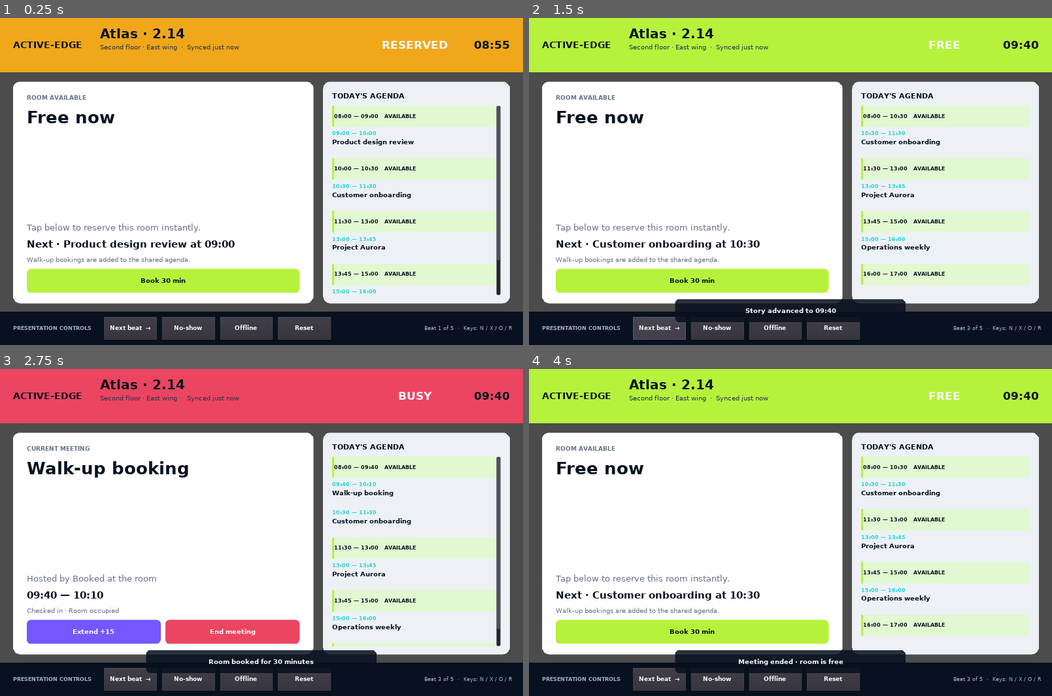
Above: before the commit, frames 1-4 (two rows, left to right).
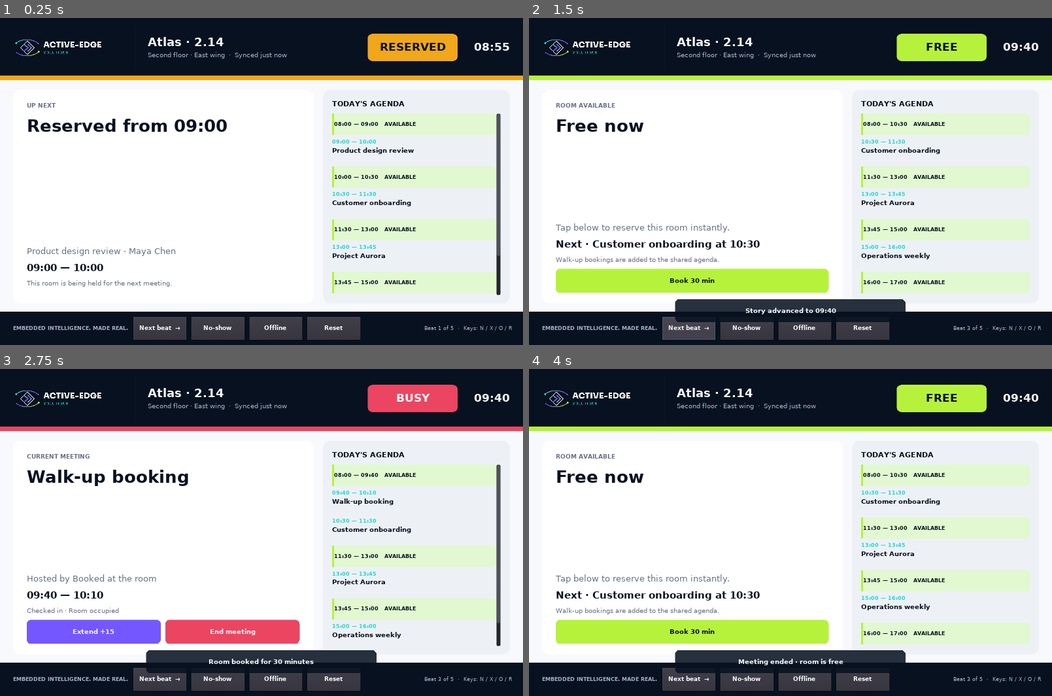
Above: after the commit, the same moments.

Repository: active-esl/godot-demos
Game: Godot game, scene res://Main.tscn
Two runs of this game, one before a commit and one after it. Both use one fixed random seed, a clock stepped at 60 frames per second and the inputs below.
Inputs:
- Up to frame 1 (0.25 s): no input
- Up to frame 2 (1.5 s): click "Next beat →" at 0.5 s; click "Next beat →" at 1.25 s
- Up to frame 3 (2.75 s): click "Book 30 min" at 2 s
- Up to frame 4 (4 s): click "Extend +15" at 2.75 s; click "End meeting" at 3.5 s

The runs differ from the first frame. In frame 1, 41% of the frame differs, in the area x 0-100%, y 0-99%; in frame 2, 34%; in frame 3, 34%; in frame 4, 34%.

Commit message:
feat: strengthen room booking branding
Assisted-by: OpenAI Codex

Diff:
--- a/demos/room-booking/Main.tscn
+++ b/demos/room-booking/Main.tscn
@@ -11,13 +11,19 @@
 anchor_bottom = 1.0
 script = ExtResource( 1 )
 
+[node name="Background" type="ColorRect" parent="."]
+anchor_right = 1.0
+anchor_bottom = 1.0
+mouse_filter = 2
+color = Color( 0.968627, 0.976471, 0.988235, 1 )
+
 [node name="Layout" type="VBoxContainer" parent="."]
 anchor_right = 1.0
 anchor_bottom = 1.0
 custom_constants/separation = 0
 
 [node name="StatusStrip" parent="Layout" instance=ExtResource( 2 )]
-rect_min_size = Vector2( 0, 132 )
+rect_min_size = Vector2( 0, 152 )
 
 [node name="Body" type="MarginContainer" parent="Layout"]
 size_flags_vertical = 3
--- a/demos/room-booking/components/demo_controls.gd
+++ b/demos/room-booking/components/demo_controls.gd
@@ -24,7 +24,7 @@
 	var row := HBoxContainer.new()
 	row.add_constant_override("separation", 12)
 	margin.add_child(row)
-	var label := _label("PRESENTATION CONTROLS", 14, MUTED, true)
+	var label := _label("EMBEDDED INTELLIGENCE. MADE REAL.", 13, MUTED, true)
 	label.rect_min_size.x = 210
 	row.add_child(label)
 	for spec in [["Next beat  →", "next_requested"], ["No-show", "noshow_requested"], ["Offline", "offline_requested"], ["Reset", "reset_requested"]]:
--- a/demos/room-booking/components/meeting_card.gd
+++ b/demos/room-booking/components/meeting_card.gd
@@ -81,6 +81,12 @@
 		else:
 			var grace: int = max(0, int(current.start) + model.CHECKIN_GRACE - model.now_min)
 			hint.text = "Awaiting check-in · Auto-release in %d min" % grace
+	elif snapshot.state == "reserved" and upcoming != null:
+		eyebrow.text = "UP NEXT"
+		title.text = "Reserved from %s" % model.format_time(int(upcoming.start))
+		host.text = str(upcoming.title) + " · " + str(upcoming.host)
+		timing.text = "%s — %s" % [model.format_time(int(upcoming.start)), model.format_time(int(upcoming.end))]
+		hint.text = "This room is being held for the next meeting."
 	else:
 		eyebrow.text = "ROOM AVAILABLE"
 		title.text = "Free now"
@@ -93,7 +99,7 @@
 	checkin_button.visible = current != null and not bool(current.checked_in)
 	extend_button.visible = current != null
 	end_button.visible = current != null
-	book_button.visible = current == null
+	book_button.visible = current == null and snapshot.state == "free"
 
 func _label(value: String, size: int, colour: Color, bold: bool) -> Label:
 	var item := Label.new()
--- a/demos/room-booking/components/status_strip.gd
+++ b/demos/room-booking/components/status_strip.gd
@@ -11,32 +11,45 @@
 var room_label: Label
 var detail_label: Label
 var clock_label: Label
+var corridor_ribbon: ColorRect
 
 func _ready() -> void:
+	var strip := StyleBoxFlat.new()
+	strip.bg_color = CARBON
+	add_stylebox_override("panel", strip)
+	var column := VBoxContainer.new()
+	column.add_constant_override("separation", 0)
+	add_child(column)
 	var margin := MarginContainer.new()
-	margin.add_constant_override("margin_left", 32)
+	margin.add_constant_override("margin_left", 26)
 	margin.add_constant_override("margin_right", 32)
-	margin.add_constant_override("margin_top", 20)
-	margin.add_constant_override("margin_bottom", 18)
-	add_child(margin)
+	margin.add_constant_override("margin_top", 16)
+	margin.add_constant_override("margin_bottom", 12)
+	margin.size_flags_vertical = SIZE_EXPAND_FILL
+	column.add_child(margin)
 	var row := HBoxContainer.new()
-	row.add_constant_override("separation", 22)
+	row.add_constant_override("separation", 28)
 	margin.add_child(row)
-	var brand := Label.new()
-	brand.text = "ACTIVE-EDGE"
-	brand.add_color_override("font_color", CARBON)
-	brand.add_font_override("font", _font(true, 23))
-	brand.rect_min_size.x = 190
-	row.add_child(brand)
+	var logo := TextureRect.new()
+	logo.texture = load("res://assets/active-edge-symbol-wordmark-lockup.png")
+	logo.expand = true
+	logo.stretch_mode = TextureRect.STRETCH_KEEP_ASPECT_CENTERED
+	logo.rect_min_size = Vector2(276, 82)
+	logo.mouse_filter = MOUSE_FILTER_IGNORE
+	row.add_child(logo)
+	var divider := VSeparator.new()
+	divider.modulate = Color("405066")
+	row.add_child(divider)
 	var names := VBoxContainer.new()
 	names.size_flags_horizontal = SIZE_EXPAND_FILL
+	names.alignment = BoxContainer.ALIGN_CENTER
 	row.add_child(names)
 	room_label = Label.new()
-	room_label.add_color_override("font_color", CARBON)
-	room_label.add_font_override("font", _font(true, 32))
+	room_label.add_color_override("font_color", CLOUD)
+	room_label.add_font_override("font", _font(true, 30))
 	names.add_child(room_label)
 	detail_label = Label.new()
-	detail_label.add_color_override("font_color", Color("26364c"))
+	detail_label.add_color_override("font_color", Color("a7b4c8"))
 	detail_label.add_font_override("font", _font(false, 16))
 	names.add_child(detail_label)
 	state_label = Label.new()
@@ -50,9 +63,13 @@
 	clock_label.align = Label.ALIGN_RIGHT
 	clock_label.valign = Label.VALIGN_CENTER
 	clock_label.rect_min_size.x = 100
-	clock_label.add_color_override("font_color", CARBON)
+	clock_label.add_color_override("font_color", CLOUD)
 	clock_label.add_font_override("font", _font(true, 28))
 	row.add_child(clock_label)
+	corridor_ribbon = ColorRect.new()
+	corridor_ribbon.rect_min_size.y = 12
+	corridor_ribbon.mouse_filter = MOUSE_FILTER_IGNORE
+	column.add_child(corridor_ribbon)
 
 func configure(room: String, floor_name: String, state: String, clock: String, offline: bool) -> void:
 	room_label.text = room
@@ -69,9 +86,8 @@
 	box.corner_radius_bottom_left = 12
 	box.corner_radius_bottom_right = 12
 	state_label.add_stylebox_override("normal", box)
-	var strip := StyleBoxFlat.new()
-	strip.bg_color = CYAN if offline else colour
-	add_stylebox_override("panel", strip)
+	state_label.add_color_override("font_color", CARBON if state != "busy" else CLOUD)
+	corridor_ribbon.color = CYAN if offline else colour
 
 func _font(bold: bool, size: int) -> DynamicFont:
 	var font := DynamicFont.new()
Binary file added: demos/room-booking/assets/active-edge-symbol-wordmark-lockup.png
Not shown, added: demos/room-booking/assets/active-edge-symbol-wordmark-lockup.png.import
Not shown, changed: demos/room-booking/README.md
